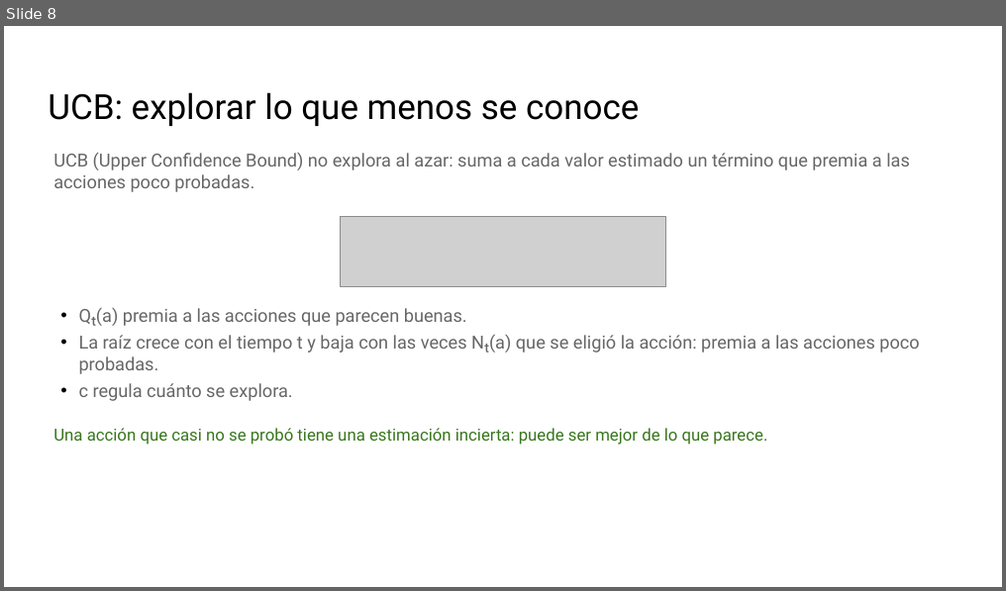
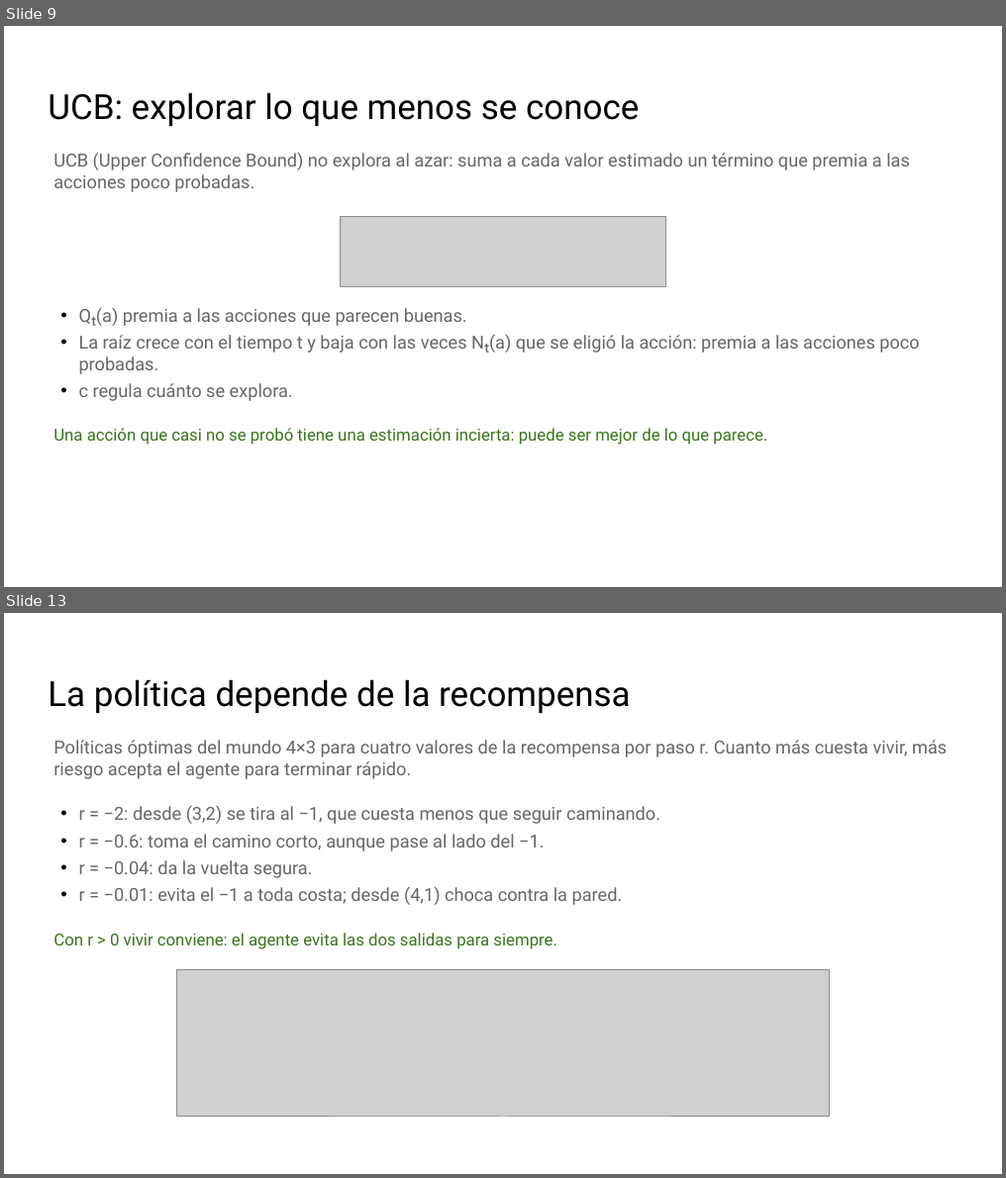
Before and after one commit to telsesser/2026-ML-UNLU, a slide deck: 03-refuerzos/presentaciones/C3-1_ Decisiones secuenciales y Q-learning.pptx. Shown one above the other, each under a label of ours: slide 8 before the commit, slides 9 and 13 after it; the slides between them are not shown. The pictures are 1006x591 and 1006x1178 pixels, drawn with LibreOffice and Linux fonts; fonts in the diff are those of the drawing; grey boxes stand for pictures; background and template pictures are left out. Boxes give left, top, right and bottom in pixels: in the first picture for what was removed or moved away, otherwise in the second. Text is boxed around its words. In the diff, an @@ line names an element or a change of style, - is before the commit and + after.

```diff
--- a/03-refuerzos/presentaciones/C3-1_ Decisiones secuenciales y Q-learning.pptx
+++ b/03-refuerzos/presentaciones/C3-1_ Decisiones secuenciales y Q-learning.pptx
@@ slide 13 added at [4,613,1002,1174], background picture (left out) @@
@@ title added at [48,679,630,713], 25 pt, text #000000 @@
+La política depende de la recompensa
@@ text added at [54,740,946,779], 13 pt, text #666666 @@
+Políticas óptimas del mundo 4×3 para cuatro valores de la recompensa por paso r. Cuanto más cuesta vivir, más riesgo acepta el agente para terminar rápido.
@@ text added at [79,805,660,905], 13 pt, text #666666 @@
+• r = −2: desde (3,2) se tira al −1, que cuesta menos que seguir caminando.
+• r = −0.6: toma el camino corto, aunque pase al lado del −1.
+• r = −0.04: da la vuelta segura.
+• r = −0.01: evita el −1 a toda costa; desde (4,1) choca contra la pared.
@@ text added at [54,933,557,950], 12 pt, text #38761D @@
+Con r > 0 vivir conviene: el agente evita las dos salidas para siempre.
@@ picture added at [176,969,830,1117] @@
@@ what was slide 8 is now slide 9 @@
```
Also in this commit, not shown: 14 slides changed, 6 other slides added, 23 other files.
